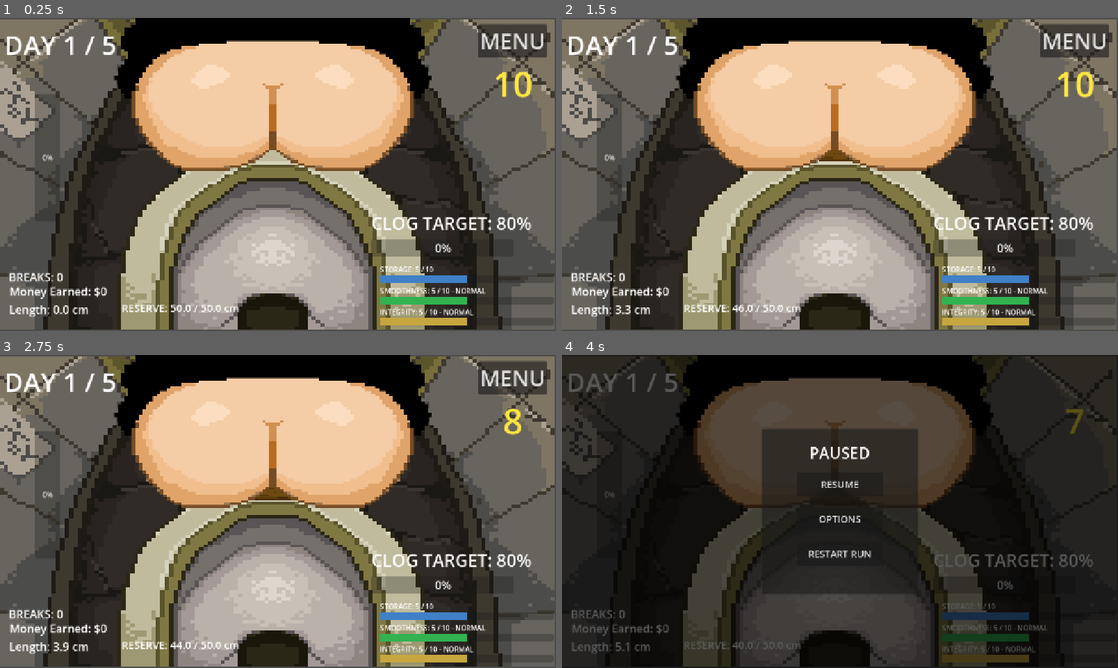
Above: before the commit, frames 1-4 (two rows, left to right).
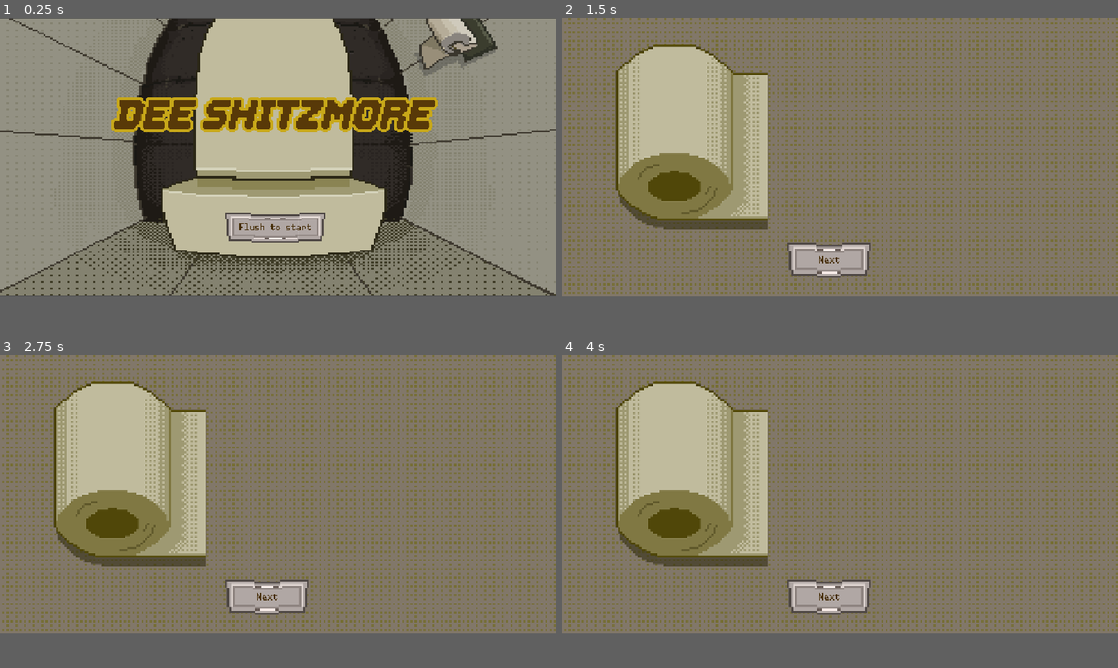
Above: after the commit, the same moments.

Repository: SaltedFishyy/GMTK-game-jam
Game: Godot game, scene res://scenes/StartingPage.tscn
The game is run twice, just before and just after one commit, with the same random seed, the same clock (stepped at 60 frames per second) and the same inputs. Before the commit the project starts from res://scenes/toilet.tscn. The engine's default icon, where the game draws it, is replaced by a stand-in: a white triangle on a blue panel in a dark square.
Inputs (mouse positions are in pixels of both pictures, inside the frame that each line leads up to):
- Up to frame 1 (0.25 s): no input
- Up to frame 2 (1.5 s): click (840, 252) at 0.52 s; click (828, 290) at 1.27 s
- Up to frame 3 (2.75 s): click (266, 627) at 2.02 s
- Up to frame 4 (4 s): click (828, 627) at 2.77 s; click (1073, 376) at 3.5 s, where only the run before the commit has a clickable "MENU"
In our replay, the window is 800x450 before the commit and 800x400 after it. These sizes can differ from the game's own. Grey fills any space a smaller window leaves; there, only what the larger window draws over its background counts as a difference.

The runs differ from the first frame. In frame 1, 91% of the frame differs, in the area x 0-100%, y 0-100%; in frame 2, 91%; in frame 3, 91%; in frame 4, 95%.

Commit message:
startingmenu

Diff:
--- a/gamejam/project.godot
+++ b/gamejam/project.godot
@@ -11,7 +11,7 @@
 [application]
 
 config/name="gamejam"
-run/main_scene="res://scenes/toilet.tscn"
+run/main_scene="uid://cflp580a80fgv"
 config/features=PackedStringArray("4.7", "GL Compatibility")
 config/icon="res://icon.svg"
 
@@ -25,8 +25,8 @@
 
 [display]
 
-window/size/viewport_width=1280
-window/size/viewport_height=720
+window/size/viewport_width=1024
+window/size/viewport_height=512
 window/stretch/mode="canvas_items"
 window/stretch/aspect="expand"
 
@@ -36,6 +36,7 @@
 
 [rendering]
 
+textures/canvas_textures/default_texture_filter=0
 rendering_device/driver.windows="d3d12"
 renderer/rendering_method="gl_compatibility"
 renderer/rendering_method.mobile="gl_compatibility"
--- /dev/null
+++ b/gamejam/scenes/IntroStory.tscn
@@ -0,0 +1,66 @@
+[gd_scene format=3 uid="uid://bcnoqcxbd808c"]
+
+[ext_resource type="Texture2D" uid="uid://cm8jdpcgvffxq" path="res://scenes/resources/UI/Background.png" id="1_ufiat"]
+[ext_resource type="Texture2D" uid="uid://v8808cgt8mdg" path="res://scenes/resources/IntroStory/NormalNextButton.png" id="2_cgrw5"]
+[ext_resource type="Texture2D" uid="uid://cnok35y1qry76" path="res://scenes/resources/IntroStory/PressedNextButton.png" id="3_xa1nr"]
+[ext_resource type="Texture2D" uid="uid://duu11x24145m6" path="res://scenes/resources/IntroStory/ToiletPaperAnimation.png" id="4_wsfs0"]
+
+[sub_resource type="AtlasTexture" id="AtlasTexture_7qguh"]
+atlas = ExtResource("4_wsfs0")
+region = Rect2(0, 0, 4096, 2048)
+
+[sub_resource type="AtlasTexture" id="AtlasTexture_x5bcl"]
+atlas = ExtResource("4_wsfs0")
+region = Rect2(4096, 0, 4096, 2048)
+
+[sub_resource type="AtlasTexture" id="AtlasTexture_y4d7k"]
+atlas = ExtResource("4_wsfs0")
+region = Rect2(8192, 0, 4096, 2048)
+
+[sub_resource type="AtlasTexture" id="AtlasTexture_eetln"]
+atlas = ExtResource("4_wsfs0")
+region = Rect2(12288, 0, 4096, 2048)
+
+[sub_resource type="SpriteFrames" id="SpriteFrames_3j2vm"]
+animations = [{
+"frames": [{
+"duration": 1.0,
+"texture": SubResource("AtlasTexture_7qguh")
+}, {
+"duration": 1.0,
+"texture": SubResource("AtlasTexture_x5bcl")
+}, {
+"duration": 1.0,
+"texture": SubResource("AtlasTexture_y4d7k")
+}, {
+"duration": 1.0,
+"texture": SubResource("AtlasTexture_eetln")
+}],
+"loop": 1,
+"name": &"rolling",
+"speed": 2.0
+}]
+
+[node name="Node2D" type="Node2D" unique_id=1861789061]
+
+[node name="Background" type="Sprite2D" parent="." unique_id=489160653]
+position = Vector2(512, 256)
+scale = Vector2(0.25, 0.25)
+texture = ExtResource("1_ufiat")
+
+[node name="TextureButton" type="TextureButton" parent="." unique_id=420359087]
+offset_left = 415.0
+offset_top = 414.0
+offset_right = 1031.0
+offset_bottom = 669.0
+scale = Vector2(0.25, 0.25)
+texture_normal = ExtResource("2_cgrw5")
+texture_pressed = ExtResource("3_xa1nr")
+stretch_mode = 0
+
+[node name="AnimatedSprite2D" type="AnimatedSprite2D" parent="." unique_id=833077975]
+position = Vector2(483, 221)
+scale = Vector2(0.25, 0.25)
+sprite_frames = SubResource("SpriteFrames_3j2vm")
+animation = &"rolling"
+frame_progress = 0.0078289015
--- /dev/null
+++ b/gamejam/scenes/StartingPage.tscn
@@ -0,0 +1,31 @@
+[gd_scene format=3 uid="uid://cflp580a80fgv"]
+
+[ext_resource type="Texture2D" uid="uid://1auhinw0mw8h" path="res://scenes/resources/StartingPage/Background.png" id="1_au4a1"]
+[ext_resource type="Texture2D" uid="uid://kkosxu7en0o5" path="res://scenes/resources/StartingPage/Title.png" id="1_q33cr"]
+[ext_resource type="Texture2D" uid="uid://c4rsfbd4vrsck" path="res://scenes/resources/StartingPage/NormalButton.png" id="2_q33cr"]
+[ext_resource type="Texture2D" uid="uid://cp2tto0wcimo2" path="res://scenes/resources/StartingPage/PressedButton.png" id="4_l1efk"]
+[ext_resource type="Script" uid="uid://48b37scyv2xx" path="res://scenes/start_button.gd" id="5_q33cr"]
+
+[node name="Node2D" type="Node2D" unique_id=1886377140]
+
+[node name="Title" type="Sprite2D" parent="." unique_id=900906609]
+z_index = 1
+position = Vector2(505, 177)
+scale = Vector2(0.25, 0.25)
+texture = ExtResource("1_q33cr")
+
+[node name="Background" type="Sprite2D" parent="." unique_id=684113433]
+position = Vector2(512, 256)
+scale = Vector2(0.25, 0.249)
+texture = ExtResource("1_au4a1")
+
+[node name="StartButton" type="TextureButton" parent="." unique_id=432984958]
+offset_left = 415.0
+offset_top = 358.0
+offset_right = 1160.0
+offset_bottom = 582.0
+scale = Vector2(0.25, 0.25)
+texture_normal = ExtResource("2_q33cr")
+texture_pressed = ExtResource("4_l1efk")
+stretch_mode = 0
+script = ExtResource("5_q33cr")
--- /dev/null
+++ b/gamejam/scenes/button.gd
@@ -0,0 +1,11 @@
+extends Button
+
+
+# Called when the node enters the scene tree for the first time.
+func _ready() -> void:
+	pass # Replace with function body.
+
+
+# Called every frame. 'delta' is the elapsed time since the previous frame.
+func _process(delta: float) -> void:
+	pass
--- a/gamejam/scenes/components/pause_menu.tscn
+++ b/gamejam/scenes/components/pause_menu.tscn
@@ -8,10 +8,10 @@
 script = ExtResource("1_script")
 
 [node name="MenuButton" type="Button" parent="." unique_id=1037408774]
-offset_left = 1101.0
-offset_top = 14.0
-offset_right = 1259.0
-offset_bottom = 91.0
+offset_left = 825.0
+offset_top = 19.0
+offset_right = 983.0
+offset_bottom = 96.0
 theme_override_font_sizes/font_size = 50
 text = "MENU"
 
@@ -76,7 +76,7 @@
 theme_override_font_sizes/font_size = 22
 text = "OPTIONS"
 
-[node name="RestartRunButton" type="Button" parent="MenuRoot/PausePanel"]
+[node name="RestartRunButton" type="Button" parent="MenuRoot/PausePanel" unique_id=1158543995]
 layout_mode = 0
 offset_left = 80.0
 offset_top = 260.0
@@ -149,7 +149,7 @@
 theme_override_font_sizes/font_size = 22
 text = "BACK"
 
-[node name="RestartConfirmationPanel" type="Panel" parent="MenuRoot"]
+[node name="RestartConfirmationPanel" type="Panel" parent="MenuRoot" unique_id=615695406]
 visible = false
 layout_mode = 1
 anchors_preset = 8
@@ -164,7 +164,7 @@
 grow_horizontal = 2
 grow_vertical = 2
 
-[node name="RestartTitleLabel" type="Label" parent="MenuRoot/RestartConfirmationPanel"]
+[node name="RestartTitleLabel" type="Label" parent="MenuRoot/RestartConfirmationPanel" unique_id=960435731]
 layout_mode = 0
 offset_left = 45.0
 offset_top = 35.0
@@ -175,7 +175,7 @@
 horizontal_alignment = 1
 vertical_alignment = 1
 
-[node name="RestartWarningLabel" type="Label" parent="MenuRoot/RestartConfirmationPanel"]
+[node name="RestartWarningLabel" type="Label" parent="MenuRoot/RestartConfirmationPanel" unique_id=1108976771]
 layout_mode = 0
 offset_left = 45.0
 offset_top = 100.0
@@ -186,7 +186,7 @@
 horizontal_alignment = 1
 vertical_alignment = 1
 
-[node name="CancelButton" type="Button" parent="MenuRoot/RestartConfirmationPanel"]
+[node name="CancelButton" type="Button" parent="MenuRoot/RestartConfirmationPanel" unique_id=1071051438]
 layout_mode = 0
 offset_left = 65.0
 offset_top = 195.0
@@ -195,7 +195,7 @@
 theme_override_font_sizes/font_size = 20
 text = "CANCEL"
 
-[node name="RestartButton" type="Button" parent="MenuRoot/RestartConfirmationPanel"]
+[node name="RestartButton" type="Button" parent="MenuRoot/RestartConfirmationPanel" unique_id=188863786]
 layout_mode = 0
 offset_left = 285.0
 offset_top = 195.0
--- /dev/null
+++ b/gamejam/scenes/start_button.gd
@@ -0,0 +1,5 @@
+extends TextureButton
+
+
+func _pressed() -> void:
+	get_tree().change_scene_to_file("res://scenes/IntroStory.tscn")
Not shown, added: gamejam/scenes/button.gd.uid
Binary file added: gamejam/scenes/resources/IntroStory/BigToiletPaper.png
Not shown, added: gamejam/scenes/resources/IntroStory/BigToiletPaper.png.import
Binary file added: gamejam/scenes/resources/IntroStory/NormalGoButton.png
Not shown, added: gamejam/scenes/resources/IntroStory/NormalGoButton.png.import
Binary file added: gamejam/scenes/resources/IntroStory/NormalNextButton.png
Not shown, added: gamejam/scenes/resources/IntroStory/NormalNextButton.png.import
Binary file added: gamejam/scenes/resources/IntroStory/PressedGoButton.png
Not shown, added: gamejam/scenes/resources/IntroStory/PressedGoButton.png.import
Binary file added: gamejam/scenes/resources/IntroStory/PressedNextButton.png
Not shown, added: gamejam/scenes/resources/IntroStory/PressedNextButton.png.import
Binary file added: gamejam/scenes/resources/IntroStory/Shit.png
(and 39 more such lines)
